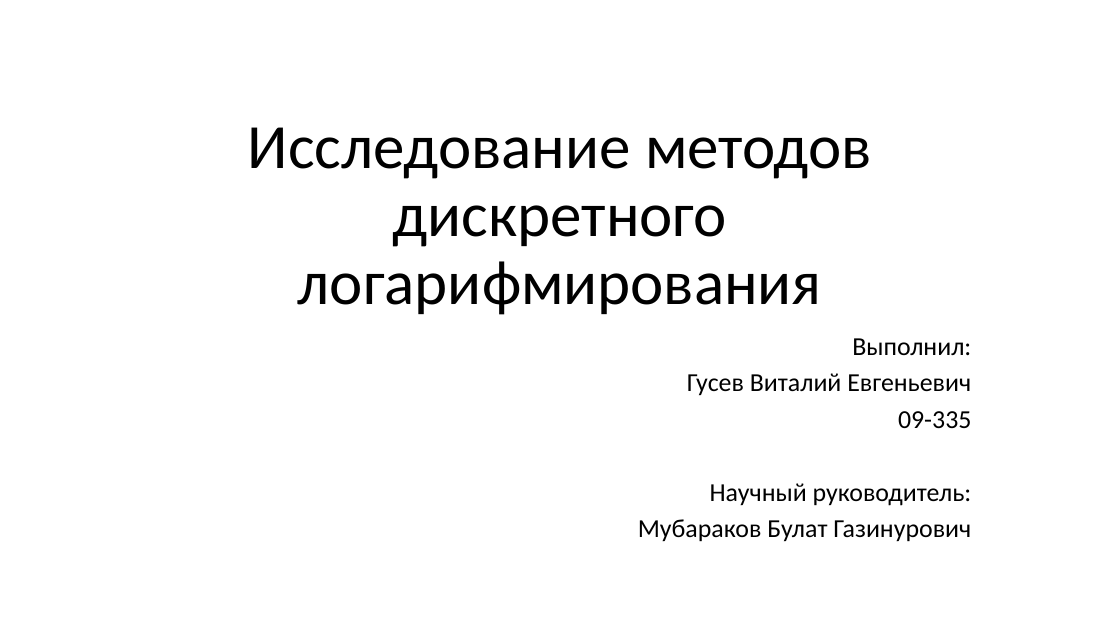
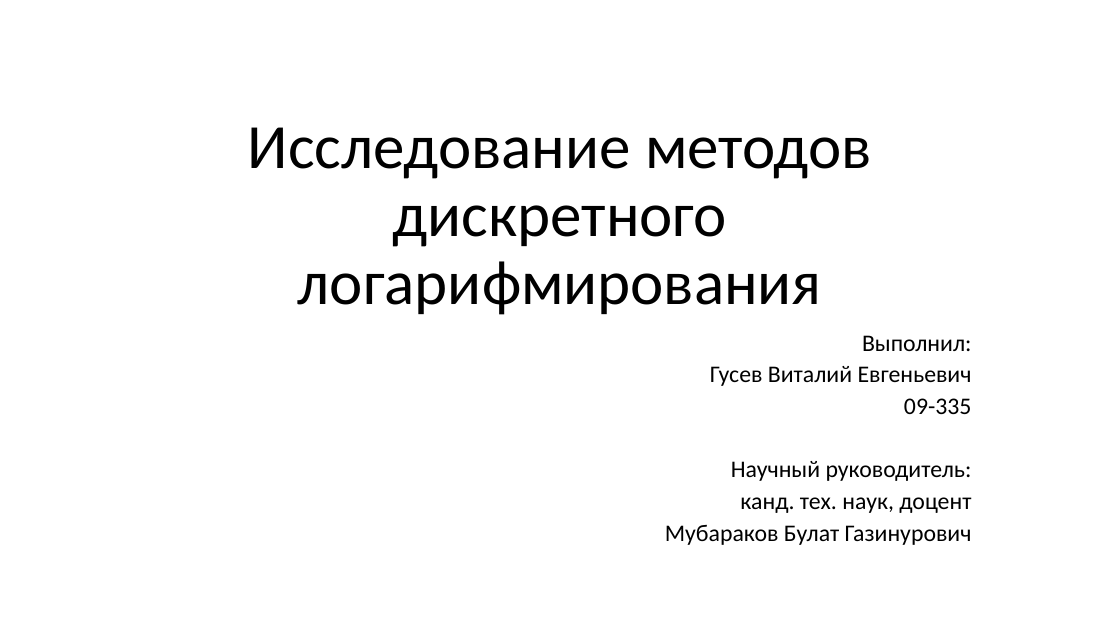
Before and after one commit to VitasVital/Bachelor_course, a slide deck: slide 1 of Maga4Sem/ВКР/Предзащита ВКР/Гусев В.Е. 09-335 ВКР магистерская работа (предзащита).pptx. Drawn at 1120x630 pixels with LibreOffice and Linux fonts; fonts in the diff are those of the drawing. Boxes give left, top, right and bottom in pixels: in the first picture for what was removed or moved away, otherwise in the second. Text is boxed around its words. In the diff, an @@ line names an element or a change of style, - is before the commit and + after.

```diff
--- a/Maga4Sem/ВКР/Предзащита ВКР/Гусев В.Е. 09-335 ВКР магистерская работа (предзащита).pptx
+++ b/Maga4Sem/ВКР/Предзащита ВКР/Гусев В.Е. 09-335 ВКР магистерская работа (предзащита).pptx
@@ subtitle at <box>665,335,972,545</box>: size 22.2 to 20.4 pt in "Выполнил:", "Гусев Виталий Евгеньевич", "09-335", "Научный руководитель:" and 1 more places; line spacing 0.8 to 0.7 @@
@@ subtitle at <box>740,497,971,513</box>: paragraph added @@
+канд. тех. наук, доцент
```
Also in this commit, not shown: 3 slides added, 5 other files.
